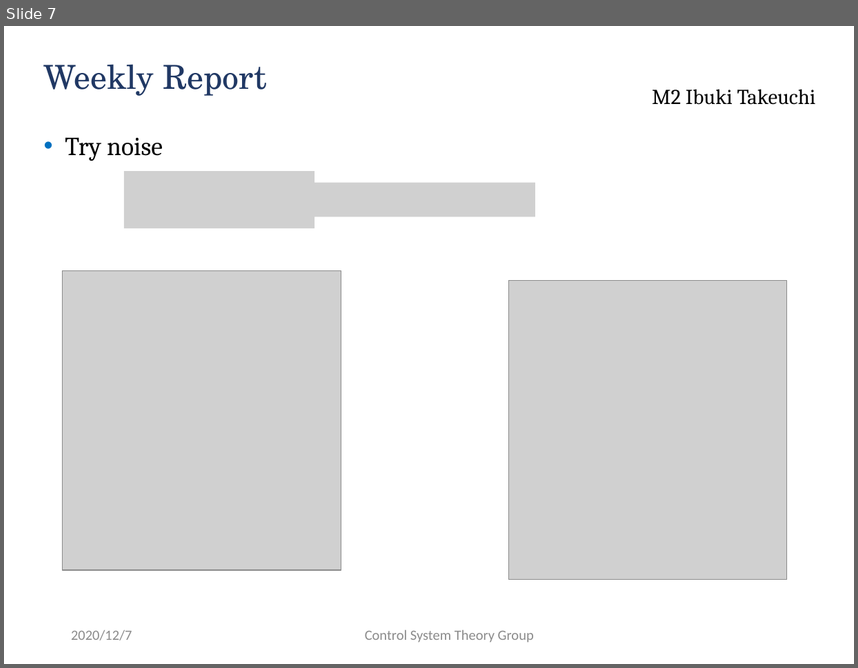
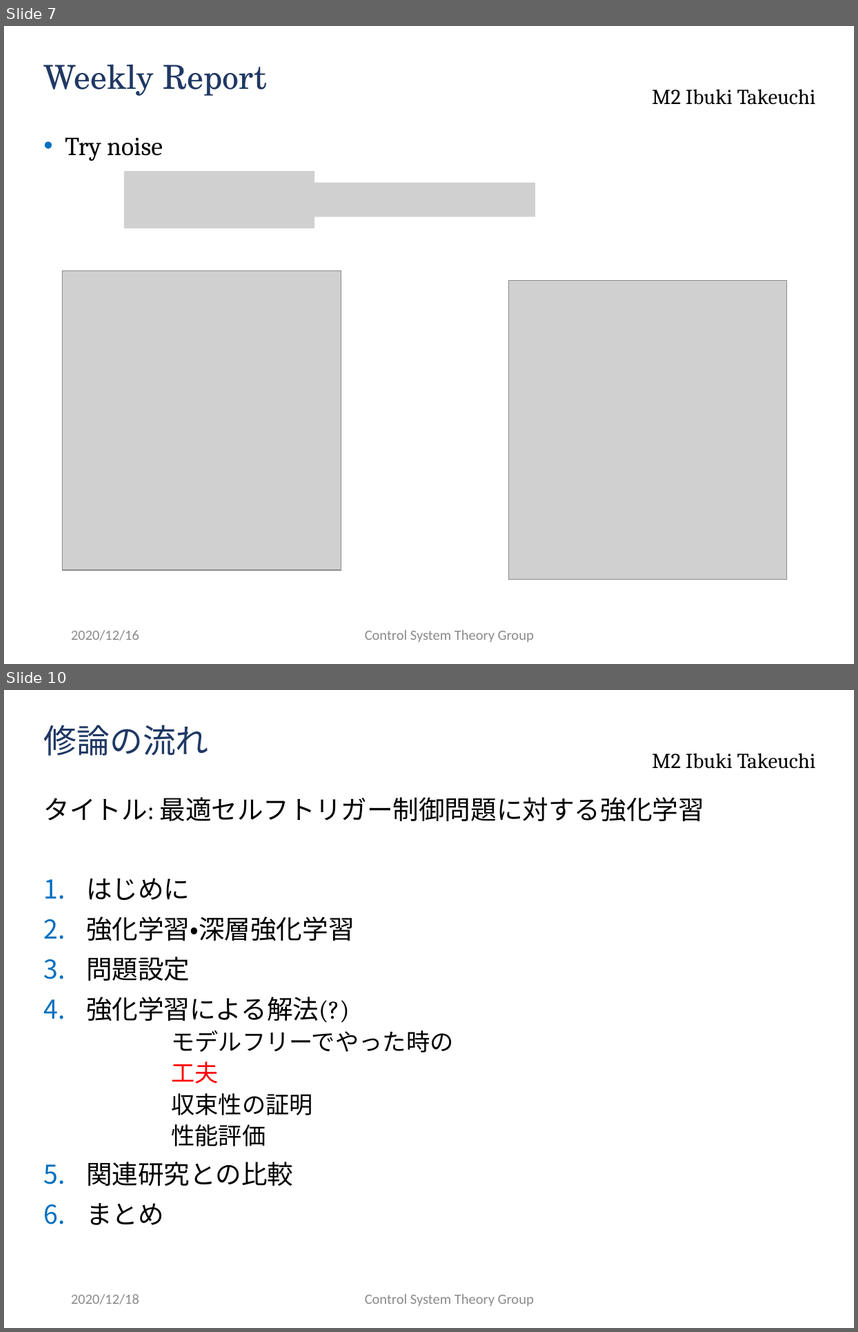
Before and after one commit to ibuki1024/weekly_report, a slide deck: report.pptx. Shown one above the other, each under a label of ours: slide 7 before the commit, slides 7 and 10 after it; the slides between them are not shown. The pictures are 858x668 and 858x1332 pixels, drawn with LibreOffice and Linux fonts; fonts in the diff are those of the drawing; grey boxes stand for pictures; background and template pictures are left out. Boxes give left, top, right and bottom in pixels: in the first picture for what was removed or moved away, otherwise in the second. Text is boxed around its words. In the diff, an @@ line names an element or a change of style, - is before the commit and + after.

```diff
--- a/report.pptx
+++ b/report.pptx
@@ slide 10 added at [4,690,854,1328], background #FFFFFF; not listed: 1 template element that a slide beside it also shows @@
@@ title added at [44,724,209,756], 28 pt, text #203864 @@
+修論の流れ
@@ text added at [44,797,704,1225], 22 pt, text #000000 @@
+タイトル: 最適セルフトリガー制御問題に対する強化学習
+1. はじめに
+2. 強化学習・深層強化学習
+3. 問題設定
+4. 強化学習による解法(?)
+  モデルフリーでやった時の
+  工夫
+  収束性の証明
+  性能評価
+5. 関連研究との比較
+6. まとめ
@@ text added at [71,1294,139,1304], 12 pt, text #8C8C8C @@
+2020/12/18
@@ text added at [365,1294,534,1305], 12 pt, text #8C8C8C @@
+Control System Theory Group
@@ slide 7 changed as well @@
@@ text at [71,630,139,640]: text changed @@
-2020/12/7
+2020/12/16
```
Also in this commit, not shown: 6 other slides changed, 3 other slides added.
